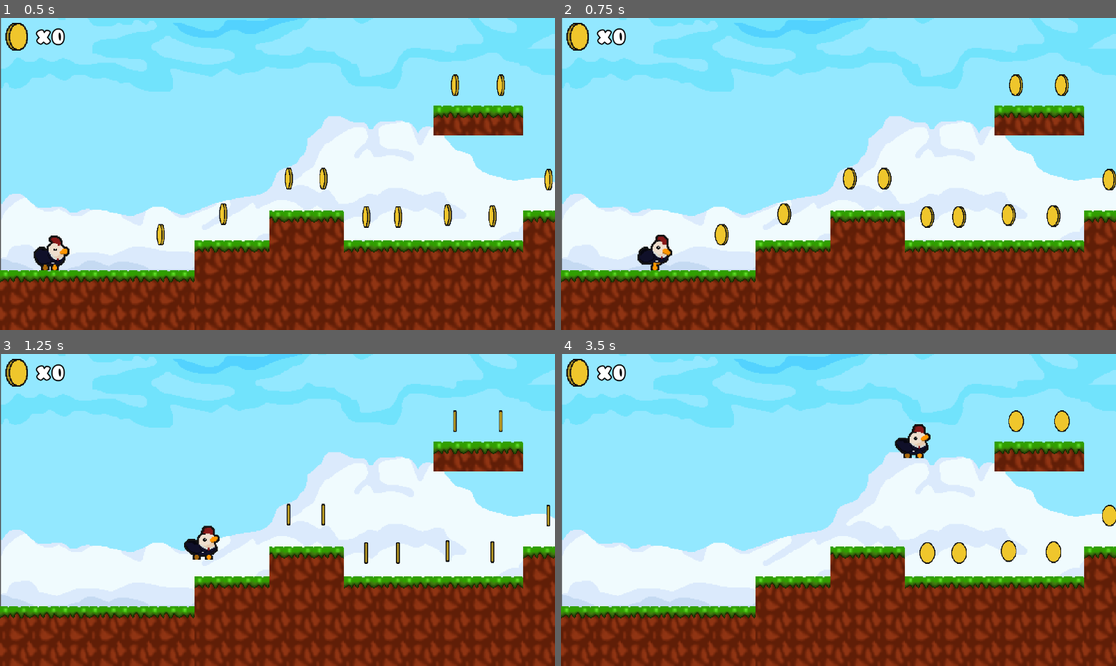
Above: before the commit, frames 1-4 (two rows, left to right).
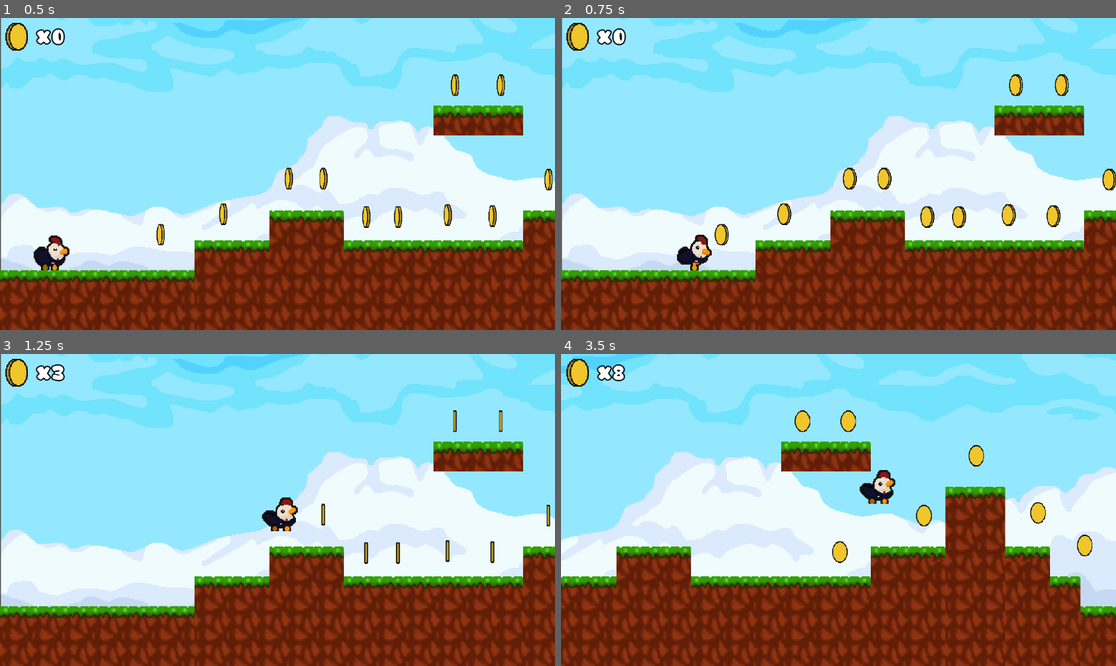
Above: after the commit, the same moments.

Repository: ycarocog/Treino_Godot
Game: Godot game, scene res://nodes/levela.tscn
The game is run twice, just before and just after one commit, with the same random seed, the same clock (stepped at 60 frames per second) and the same inputs.
Inputs:
- Up to frame 1 (0.5 s): no input
- Up to frame 2 (0.75 s): hold Right (right) from 0.53 s (still down); hold Shift (run, bound only after the commit) from 0.53 s (still down)
- Up to frame 3 (1.25 s): keep holding Right (right); keep holding Shift (run, bound only after the commit); tap Space (jump) at 0.77, 0.8, 1.07 s
- Up to frame 4 (3.5 s): release Shift (run, bound only after the commit) at 1.28 s; tap Space (jump) at 1.35, 1.52, 1.82, 2.3, 3.02, 3.32 s; tap Shift (run, bound only after the commit) at 1.55, 2.85 s; release Right (right) at 2.03 s; hold Left (left) 2.03-2.78 s; hold Shift (run, bound only after the commit) 2.03-2.78 s; hold Right (right) from 2.78 s (still down)

Frame 1 is identical in both runs. In frame 2, 0.9% of the frame differs, in the area x 13-28%, y 69-81%; in frame 3, 1.0%; in frame 4, 53%, in the area x 0-100%, y 0-100%.

Commit message:
Tasks
Questões resolvidas

Diff:
--- a/nodes/galo.tscn
+++ b/nodes/galo.tscn
@@ -169,6 +169,46 @@
 atlas = ExtResource("1_qg64y")
 region = Rect2(0, 152, 38, 38)
 
+[sub_resource type="AtlasTexture" id="AtlasTexture_7ruim"]
+atlas = ExtResource("1_qg64y")
+region = Rect2(0, 114, 38, 38)
+
+[sub_resource type="AtlasTexture" id="AtlasTexture_acbf3"]
+atlas = ExtResource("1_qg64y")
+region = Rect2(38, 114, 38, 38)
+
+[sub_resource type="AtlasTexture" id="AtlasTexture_t07w3"]
+atlas = ExtResource("1_qg64y")
+region = Rect2(76, 114, 38, 38)
+
+[sub_resource type="AtlasTexture" id="AtlasTexture_hrwb0"]
+atlas = ExtResource("1_qg64y")
+region = Rect2(114, 114, 38, 38)
+
+[sub_resource type="AtlasTexture" id="AtlasTexture_irupt"]
+atlas = ExtResource("1_qg64y")
+region = Rect2(152, 114, 38, 38)
+
+[sub_resource type="AtlasTexture" id="AtlasTexture_t5da3"]
+atlas = ExtResource("1_qg64y")
+region = Rect2(190, 114, 38, 38)
+
+[sub_resource type="AtlasTexture" id="AtlasTexture_sqj1m"]
+atlas = ExtResource("1_qg64y")
+region = Rect2(228, 114, 38, 38)
+
+[sub_resource type="AtlasTexture" id="AtlasTexture_j23hg"]
+atlas = ExtResource("1_qg64y")
+region = Rect2(266, 114, 38, 38)
+
+[sub_resource type="AtlasTexture" id="AtlasTexture_6dup5"]
+atlas = ExtResource("1_qg64y")
+region = Rect2(304, 114, 38, 38)
+
+[sub_resource type="AtlasTexture" id="AtlasTexture_bmdf1"]
+atlas = ExtResource("1_qg64y")
+region = Rect2(342, 114, 38, 38)
+
 [sub_resource type="AtlasTexture" id="AtlasTexture_bvx50"]
 atlas = ExtResource("1_qg64y")
 region = Rect2(0, 76, 38, 38)
@@ -346,6 +386,41 @@
 "loop": true,
 "name": &"peck_right",
 "speed": 10.0
+}, {
+"frames": [{
+"duration": 1.0,
+"texture": SubResource("AtlasTexture_7ruim")
+}, {
+"duration": 1.0,
+"texture": SubResource("AtlasTexture_acbf3")
+}, {
+"duration": 1.0,
+"texture": SubResource("AtlasTexture_t07w3")
+}, {
+"duration": 1.0,
+"texture": SubResource("AtlasTexture_hrwb0")
+}, {
+"duration": 1.0,
+"texture": SubResource("AtlasTexture_irupt")
+}, {
+"duration": 1.0,
+"texture": SubResource("AtlasTexture_t5da3")
+}, {
+"duration": 1.0,
+"texture": SubResource("AtlasTexture_sqj1m")
+}, {
+"duration": 1.0,
+"texture": SubResource("AtlasTexture_j23hg")
+}, {
+"duration": 1.0,
+"texture": SubResource("AtlasTexture_6dup5")
+}, {
+"duration": 1.0,
+"texture": SubResource("AtlasTexture_bmdf1")
+}],
+"loop": true,
+"name": &"walk_left",
+"speed": 12.0
 }, {
 "frames": [{
 "duration": 1.0,
@@ -399,5 +474,4 @@
 
 [node name="AnimatedSprite2D" type="AnimatedSprite2D" parent="."]
 sprite_frames = SubResource("SpriteFrames_tnbqo")
-animation = &"idle_left"
-frame_progress = 0.973203
+animation = &"walk_left"
--- a/nodes/levela.tscn
+++ b/nodes/levela.tscn
@@ -14,39 +14,23 @@
 [sub_resource type="TileSetAtlasSource" id="TileSetAtlasSource_e3pcr"]
 texture = ExtResource("3_edci4")
 0:0/0 = 0
-0:0/0/physics_layer_0/linear_velocity = Vector2(0, 0)
-0:0/0/physics_layer_0/angular_velocity = 0.0
 0:0/0/physics_layer_0/polygon_0/points = PackedVector2Array(-8, -8, 8, -8, 8, 8, -8, 8)
 1:0/0 = 0
-1:0/0/physics_layer_0/linear_velocity = Vector2(0, 0)
-1:0/0/physics_layer_0/angular_velocity = 0.0
 1:0/0/physics_layer_0/polygon_0/points = PackedVector2Array(-8, -8, 8, -8, 8, 8, -8, 8)
 0:1/0 = 0
-0:1/0/physics_layer_0/linear_velocity = Vector2(0, 0)
-0:1/0/physics_layer_0/angular_velocity = 0.0
 0:1/0/physics_layer_0/polygon_0/points = PackedVector2Array(-8, -8, 8, -8, 8, 8, -8, 8)
 1:1/0 = 0
-1:1/0/physics_layer_0/linear_velocity = Vector2(0, 0)
-1:1/0/physics_layer_0/angular_velocity = 0.0
 1:1/0/physics_layer_0/polygon_0/points = PackedVector2Array(-8, -8, 8, -8, 8, 8, -8, 8)
 
 [sub_resource type="TileSetAtlasSource" id="TileSetAtlasSource_2ypbs"]
 texture = ExtResource("4_sgy6q")
 0:0/0 = 0
-0:0/0/physics_layer_0/linear_velocity = Vector2(0, 0)
-0:0/0/physics_layer_0/angular_velocity = 0.0
 0:0/0/physics_layer_0/polygon_0/points = PackedVector2Array(-8, -8, 8, -8, 8, 8, -8, 8)
 1:0/0 = 0
-1:0/0/physics_layer_0/linear_velocity = Vector2(0, 0)
-1:0/0/physics_layer_0/angular_velocity = 0.0
 1:0/0/physics_layer_0/polygon_0/points = PackedVector2Array(-8, -8, 8, -8, 8, 8, -8, 8)
 0:1/0 = 0
-0:1/0/physics_layer_0/linear_velocity = Vector2(0, 0)
-0:1/0/physics_layer_0/angular_velocity = 0.0
 0:1/0/physics_layer_0/polygon_0/points = PackedVector2Array(-8, -8, 8, -8, 8, 8, -8, 8)
 1:1/0 = 0
-1:1/0/physics_layer_0/linear_velocity = Vector2(0, 0)
-1:1/0/physics_layer_0/angular_velocity = 0.0
 1:1/0/physics_layer_0/polygon_0/points = PackedVector2Array(-8, -8, 8, -8, 8, 8, -8, 8)
 
 [sub_resource type="TileSet" id="TileSet_2kk6x"]
@@ -141,16 +125,16 @@
 position = Vector2(1086, 572)
 shape = SubResource("RectangleShape2D_y5k8n")
 
-[node name="Camera2D" type="Camera2D" parent="."]
+[node name="Galo" parent="." instance=ExtResource("7_wehmc")]
 position = Vector2(55, 567)
+
+[node name="Camera2D" type="Camera2D" parent="Galo"]
 zoom = Vector2(1.94, 1.94)
 limit_left = 0
 limit_top = 251
 limit_right = 1152
 limit_bottom = 656
-
-[node name="Galo" parent="." instance=ExtResource("7_wehmc")]
-position = Vector2(55, 567)
+position_smoothing_enabled = true
 
 [node name="Interface" type="CanvasLayer" parent="."]
 
--- a/project.godot
+++ b/project.godot
@@ -12,24 +12,29 @@
 
 config/name="Teste Godot"
 run/main_scene="res://nodes/levela.tscn"
-config/features=PackedStringArray("4.2", "GL Compatibility")
+config/features=PackedStringArray("4.3", "GL Compatibility")
 config/icon="res://icon.svg"
 
 [input]
 
 left={
 "deadzone": 0.5,
-"events": [Object(InputEventKey,"resource_local_to_scene":fa …(175 unchanged characters)… ode":4194319,"key_label":0,"unicode":0,"echo":false,"script":null)
+"events": [Object(InputEventKey,"resource_local_to_scene":fa …(175 unchanged characters)… ode":4194319,"key_label":0,"unicode":0,"location":0,"echo":false,"script":null)
 ]
 }
 right={
 "deadzone": 0.5,
-"events": [Object(InputEventKey,"resource_local_to_scene":fa …(175 unchanged characters)… ode":4194321,"key_label":0,"unicode":0,"echo":false,"script":null)
+"events": [Object(InputEventKey,"resource_local_to_scene":fa …(175 unchanged characters)… ode":4194321,"key_label":0,"unicode":0,"location":0,"echo":false,"script":null)
 ]
 }
 jump={
 "deadzone": 0.5,
-"events": [Object(InputEventKey,"resource_local_to_scene":fa …(171 unchanged characters)… keycode":32,"key_label":0,"unicode":32,"echo":false,"script":null)
+"events": [Object(InputEventKey,"resource_local_to_scene":fa …(171 unchanged characters)… keycode":32,"key_label":0,"unicode":32,"location":0,"echo":false,"script":null)
+]
+}
+run={
+"deadzone": 0.5,
+"events": [Object(InputEventKey,"resource_local_to_scene":false,"resource_name":"","device":-1,"window_id":0,"alt_pressed":false,"shift_pressed":false,"ctrl_pressed":false,"meta_pressed":false,"pressed":false,"keycode":0,"physical_keycode":4194325,"key_label":0,"unicode":0,"location":0,"echo":false,"script":null)
 ]
 }
 
--- a/scripts/galo.gd
+++ b/scripts/galo.gd
@@ -12,6 +12,10 @@
 	IDLE
 }
 
+var speed:int
+
+var doble_jump:int = 2
+
 var current_state = State.RIGHT
 var current_movement = Movement.IDLE
 var direction : Vector2 = Vector2()
@@ -22,7 +26,7 @@
 
 
 # Called every frame. 'delta' is the elapsed time since the previous frame.
-func _process(delta):
+func _process(_delta):
 	pass
 
 
@@ -33,13 +37,13 @@
 	velocity = Vector2()
 
 	if Input.is_action_pressed("left"):
-		velocity.x -= 1
-		direction = Vector2(-1, 0)
+		velocity.x -= 1 + speed
+		direction = Vector2(1 + speed, 0)
 		current_state = State.LEFT
 		current_movement = Movement.WALKING
 	elif Input.is_action_pressed("right"):
-		velocity.x += 1
-		direction = Vector2(1, 0)
+		velocity.x += 1 + speed
+		direction = Vector2(1 + speed, 0)
 		current_state = State.RIGHT
 		current_movement = Movement.WALKING
 	else:
@@ -47,17 +51,23 @@
 	if jump_time <= 0:
 		velocity.y += 1
 		direction += Vector2(0, 0)
+		if is_on_floor():
+			doble_jump = 2
 	else:
 		velocity.y = -1
 		jump_time -= 1
-		direction += Vector2(0, -20)
+		direction += Vector2(0, -15)
+
 	if Input.is_action_just_pressed("jump"):
-		if jump_time == 0:
-			jump_time = 20
+		if jump_time == 0 and doble_jump > 0:
+			doble_jump -= 1
+			jump_time = 15
 	if current_movement == Movement.WALKING:
 		match(current_state):
 			State.RIGHT:
 				_animated_sprite.play("walk_right")
+			State.LEFT:
+				_animated_sprite.play("walk_left")
 	else:
 		# Se o jogador não está se movendo mostra sprite de parado na direção atual
 		match(current_state):
@@ -70,11 +80,15 @@
 
 
 	# Acelera o jogador, se ele segurar shift acelera mais
+	if Input.is_action_pressed("run"):
+		speed = 1
+	else :
+		speed = 0
 	#velocity = velocity.normalized()
 	velocity = velocity * 230
 
 	move_and_slide()
 
 
-func _physics_process(delta):
+func _physics_process(_delta):
 	read_input()
--- a/scripts/level.gd
+++ b/scripts/level.gd
@@ -10,11 +10,12 @@
 	pass
 
 # Called every frame. 'delta' is the elapsed time since the previous frame.
-func _process(delta):
-	pass
+func _process(_delta):
+	for coin in coins.get_children():
+		coin.connect("collect",_on_coin_collect)
 
 
-func _on_coin_collect(node):
+func _on_coin_collect(_node):
 	coin_count += 1
 	coin_label.clear()
 	coin_label.add_text(" x " + str(coin_count))
@@ -27,4 +28,4 @@
 
 
 func _on_button_pressed():
-	pass
+	get_tree().change_scene_to_file("res://nodes/levelb.tscn")
--- a/scripts/moeda.gd
+++ b/scripts/moeda.gd
@@ -10,11 +10,11 @@
 
 
 # Called every frame. 'delta' is the elapsed time since the previous frame.
-func _process(delta):
+func _process(_delta):
 	pass
 
 
 
-func _on_area_2d_area_entered(area):
+func _on_area_2d_area_entered(_area):
 	collect.emit(self)
 	queue_free()
--- a/scripts/porta.gd
+++ b/scripts/porta.gd
@@ -8,10 +8,10 @@
 
 
 # Called every frame. 'delta' is the elapsed time since the previous frame.
-func _process(delta):
+func _process(_delta):
 	pass
 
 
-func _on_area_2d_area_entered(area):
+func _on_area_2d_area_entered(_area):
 	game_complete.emit()
 	pass # Replace with function body.
Not shown: 1 places in nodes/galo.tscn that only renumber resources
Not shown, changed: src/RebellionSquad-ZpprZ.ttf.import
